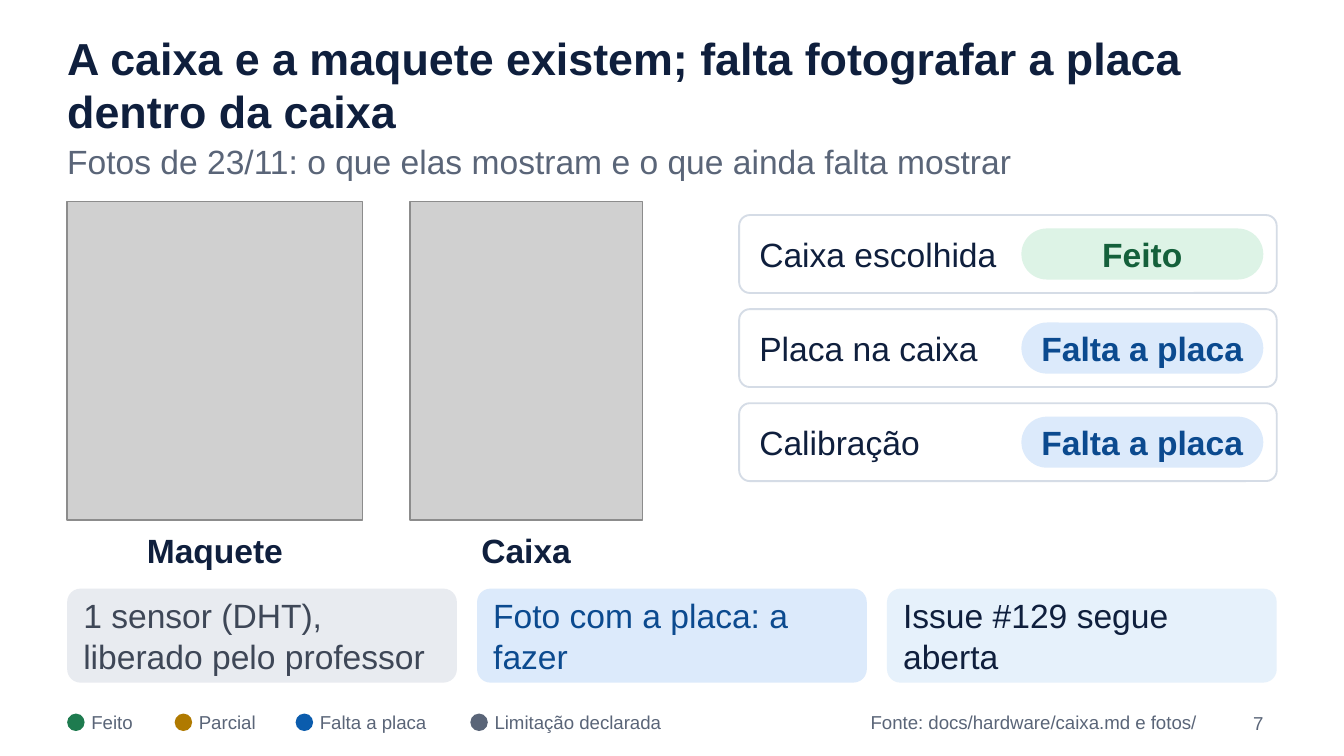
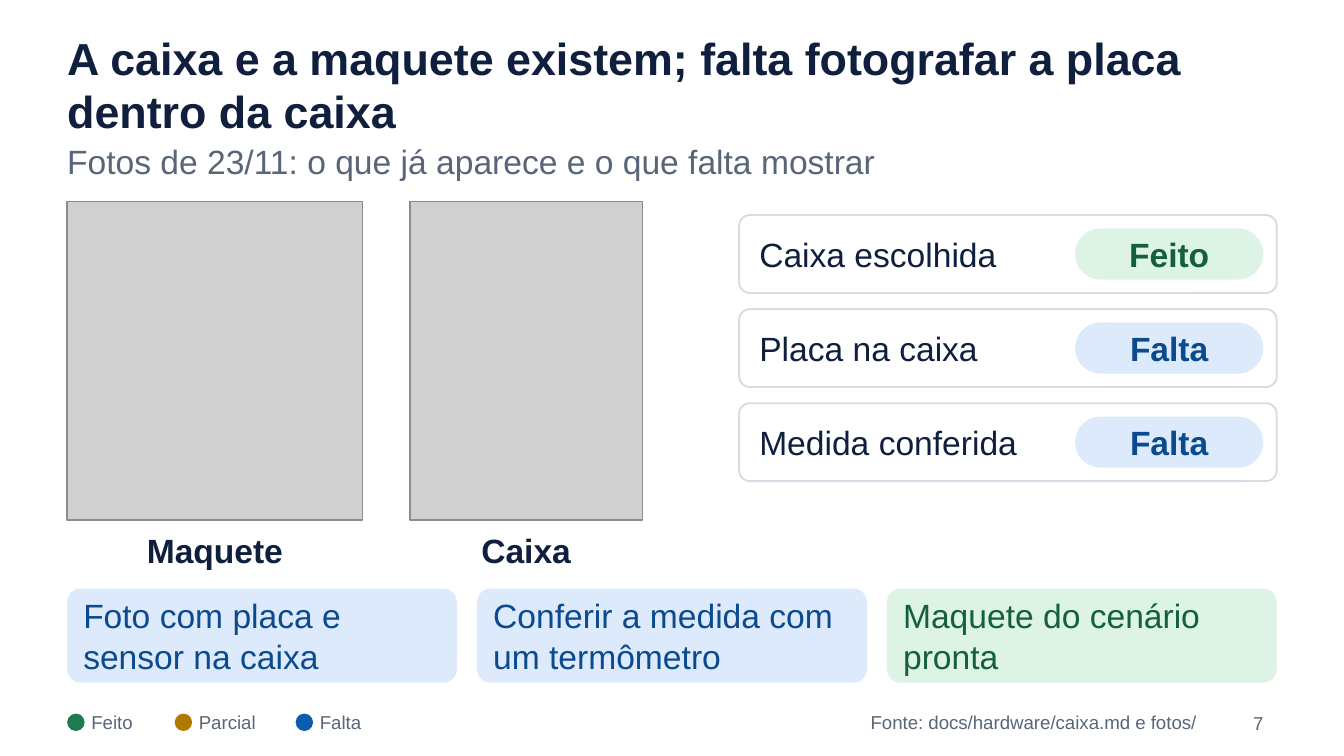
Before and after one commit to mbalbuquerque/projeto-integrador-4-periodo, a slide deck: slide 7 of docs/entrega/apresentacao-23-11.pptx. Drawn at 1344x756 pixels with LibreOffice and Linux fonts; fonts in the diff are those of the drawing; grey boxes stand for pictures. Boxes give left, top, right and bottom in pixels: in the first picture for what was removed or moved away, otherwise in the second. Text is boxed around its words. In the diff, an @@ line names an element or a change of style, - is before the commit and + after.

```diff
--- a/docs/entrega/apresentacao-23-11.pptx
+++ b/docs/entrega/apresentacao-23-11.pptx
@@ text at [67, 149, 875, 180]: text changed @@
-Fotos de 23/11: o que elas mostram e o que ainda falta mostrar
+Fotos de 23/11: o que já aparece e o que falta mostrar
@@ text "Feito": place and size @@
-text "Feito" at [1102, 242, 1182, 268]
+text "Feito" at [1129, 242, 1209, 268]
@@ rounded rectangle: place and size @@
-rounded rectangle at [1021, 228, 1263, 280]
+rounded rectangle at [1075, 228, 1263, 280]
@@ rounded rectangle: place and size @@
-rounded rectangle at [1021, 323, 1263, 374]
+rounded rectangle at [1075, 323, 1263, 374]
@@ text at [1130, 336, 1208, 362]: text changed @@
-Falta a placa
+Falta
@@ rounded rectangle: place and size @@
-rounded rectangle at [1021, 417, 1263, 468]
+rounded rectangle at [1075, 417, 1263, 468]
@@ text at [759, 430, 1017, 456]: text changed @@
-Calibração
+Medida conferida
@@ text at [1130, 430, 1208, 456]: text changed @@
-Falta a placa
+Falta
@@ rounded rectangle at [67, 589, 457, 683]: fill #E8EBF0 to #DCEAFB @@
@@ rounded rectangle at [887, 589, 1277, 683]: fill #E6F1FB to #DDF3E6 @@
@@ text at [83, 603, 341, 670]: text changed; text colour #3E4757 to #0B4A8F @@
-1 sensor (DHT), liberado pelo professor
+Foto com placa e sensor na caixa
@@ text at [493, 603, 832, 670]: text changed @@
-Foto com a placa: a fazer
+Conferir a medida com um termômetro
@@ text at [903, 603, 1200, 675]: text changed; text colour #0F1F3D to #14603B @@
-Issue #129 segue aberta
+Maquete do cenário pronta
@@ text at [320, 715, 361, 729]: text changed @@
-Falta a placa
+Falta
@@ rounded rectangle removed at [470, 714, 488, 731] @@
@@ text removed at [495, 715, 661, 733] @@
-Limitação declarada
```
Also in this commit, not shown: 7 other slides changed, 3 other files.
